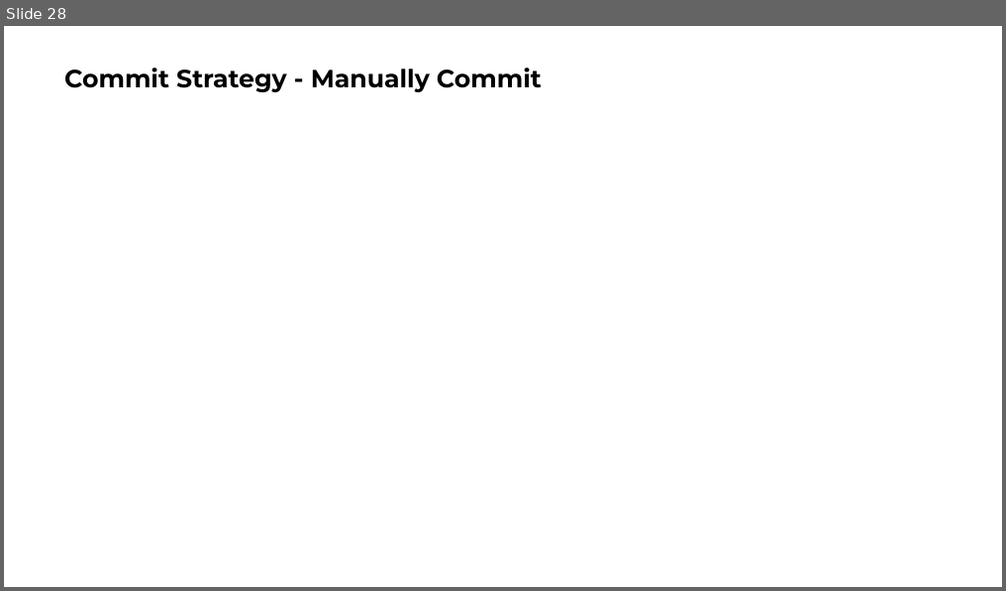
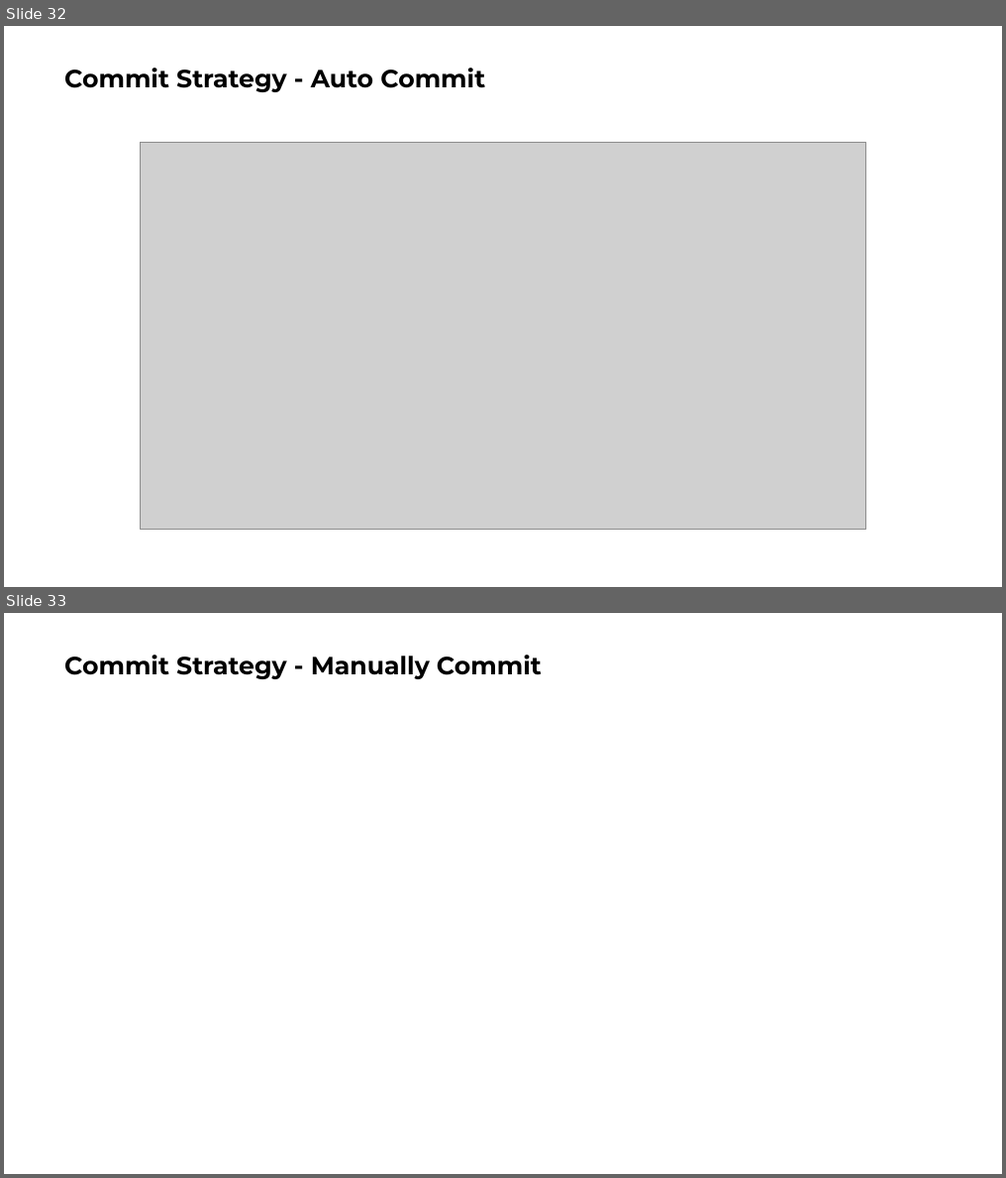
Before and after one commit to ngoctd314/tech-talk, a slide deck: kafka/slide.pptx. Shown one above the other, each under a label of ours: slide 28 before the commit, slides 32 and 33 after it. The pictures are 1006x591 and 1006x1178 pixels, drawn with LibreOffice and Linux fonts; fonts in the diff are those of the drawing; grey boxes stand for pictures. Boxes give left, top, right and bottom in pixels: in the first picture for what was removed or moved away, otherwise in the second. Text is boxed around its words. In the diff, an @@ line names an element or a change of style, - is before the commit and + after.

```diff
--- a/kafka/slide.pptx
+++ b/kafka/slide.pptx
@@ slide 32 added at [4, 26, 1002, 587], background #FFFFFF @@
@@ title added at [64, 68, 485, 92], 24 pt, text #000000, bold @@
+Commit Strategy - Auto Commit
@@ picture added at [141, 143, 866, 530] @@
@@ what was slide 28 is now slide 33 @@
```
Also in this commit, not shown: 4 slides changed, 13 other slides added, 2 slides removed, 4 other files.
